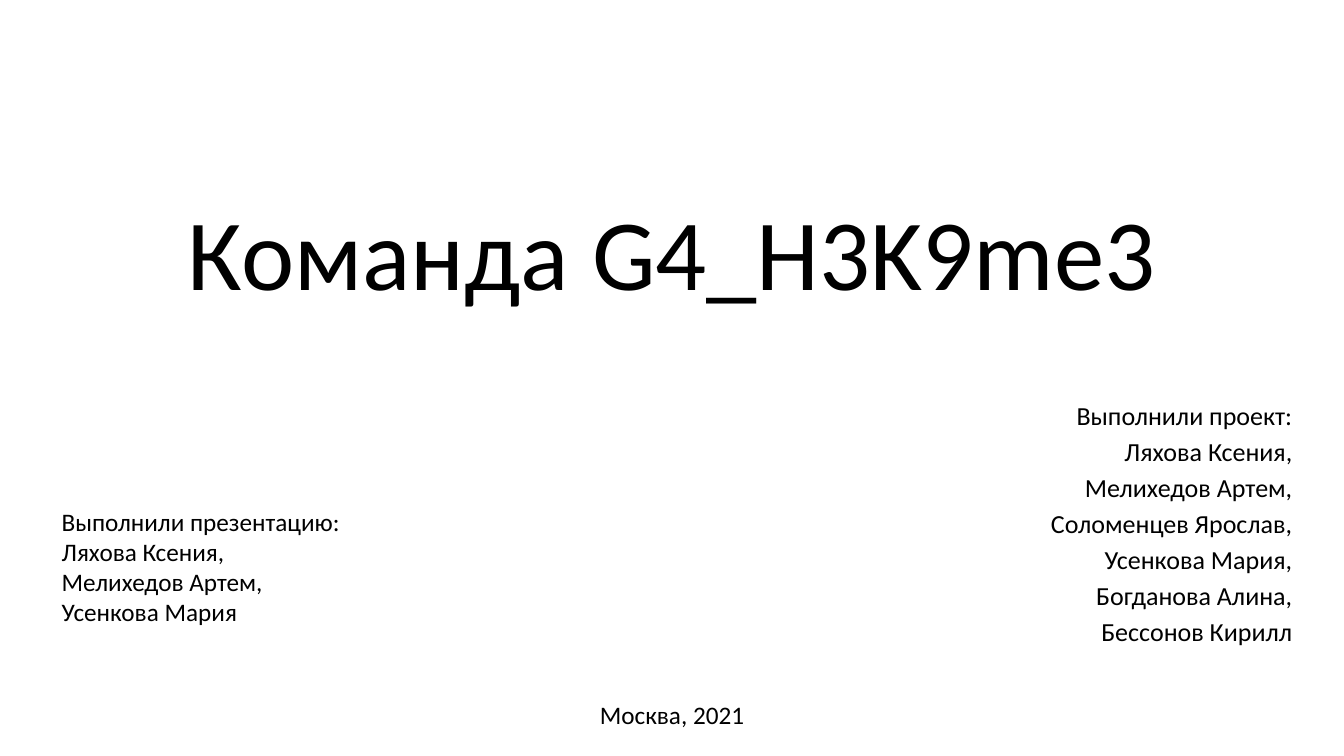
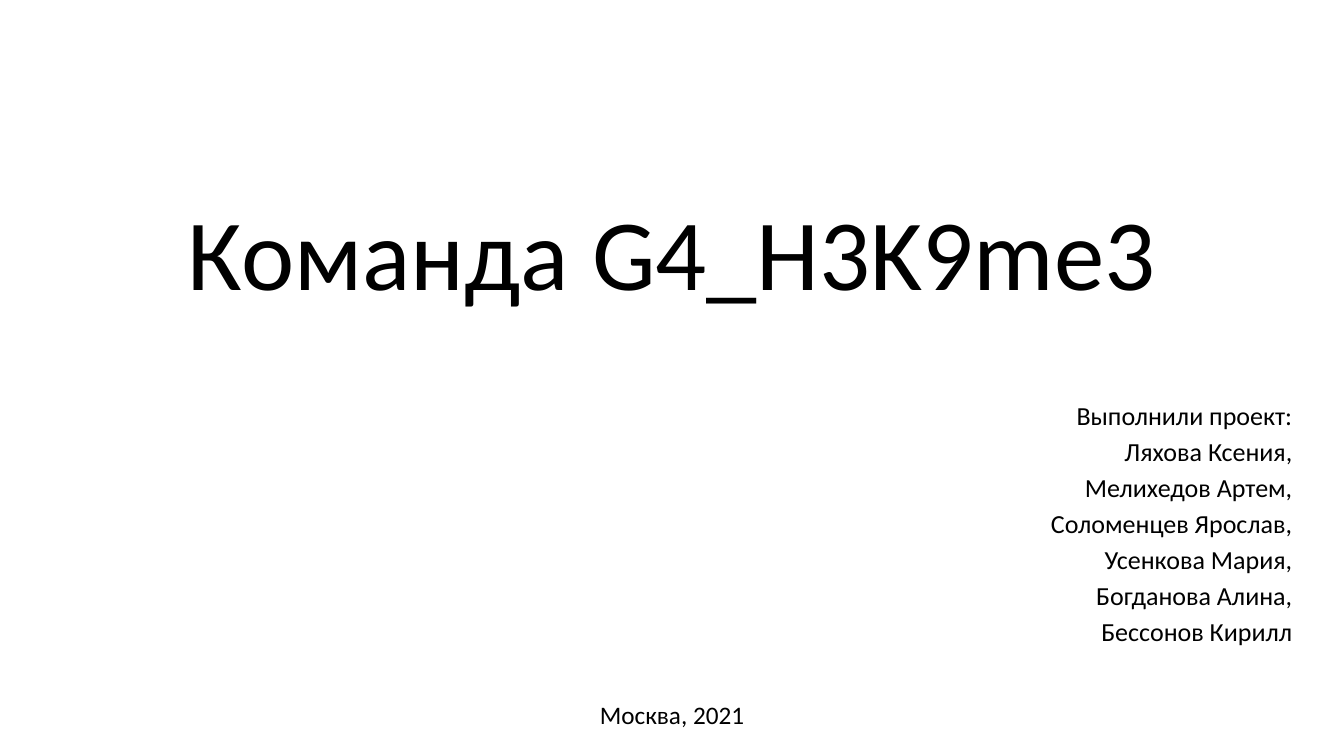
Before and after one commit to mausenkova/hse21_H3K9me3_G4_human_group, a slide deck: slide 1 of Презентация_hse21_H3K9me3_G4_human.pptx. Drawn at 1344x756 pixels with LibreOffice and Linux fonts; fonts in the diff are those of the drawing. Boxes give left, top, right and bottom in pixels: in the first picture for what was removed or moved away, otherwise in the second. Text is boxed around its words. In the diff, an @@ line names an element or a change of style, - is before the commit and + after.

```diff
--- a/Презентация_hse21_H3K9me3_G4_human.pptx
+++ b/Презентация_hse21_H3K9me3_G4_human.pptx
@@ text removed at (62, 514, 339, 625) @@
-Выполнили презентацию:
-Ляхова Ксения,
-Мелихедов Артем,
-Усенкова Мария
```
Also in this commit, not shown: 3 other slides changed, 1 slide added.
